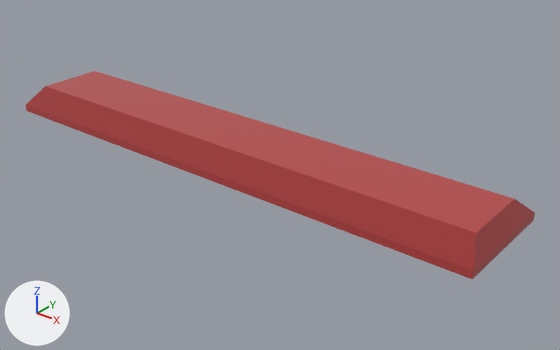
What one commit did to the FBX model Ripple Effect/Assets/Resources/Models/RoomModels/RE_CellLighting00.FBX.
One viewpoint serves both versions: a camera (50 mm lens) standing at (1.95, -2.19, 1.35) and looking at (0.15, 0.06, -0.04). Lighting does not change. The marker at lower left points along +X, +Y and +Z. Where no turn or scale is listed for an object, it has been applied to the vertices.

In view in the first picture: 'RE_CellLighting00'.
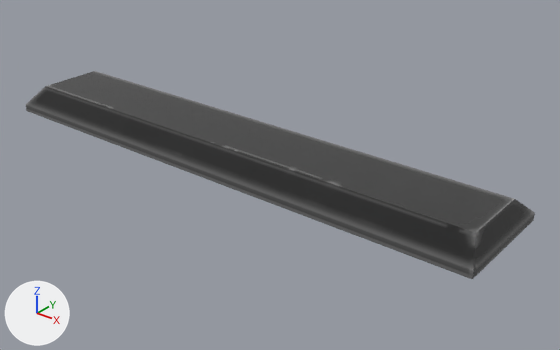
The change, as a diff of the scene's bpy script:
```diff
--- a/Ripple Effect/Assets/Resources/Models/RoomModels/RE_CellLighting00.FBX.py
+++ b/Ripple Effect/Assets/Resources/Models/RoomModels/RE_CellLighting00.FBX.py
@@ img_albedo_gloss_png @@
+img_albedo_gloss_png = load_image('Albedo_Gloss.png', '_unpacked/Albedo_Gloss.png', 1024, 1024, 'sRGB')
@@ mat_gloss @@
 mat_gloss = principled_material('Gloss')
-mat_gloss.base_color = (0.478, 0.0588, 0.0588)  # red #b84545
+mat_gloss.texture = img_albedo_gloss_png  # with its transparency
 mat_gloss.roughness = 0.143
```

Location of each change, [x1, y1, x2, y2] in pixels of the pictures (560 x 350 px):
'RE_CellLighting00', surface changed (brown to grey)
    both: [26, 71, 535, 279]
